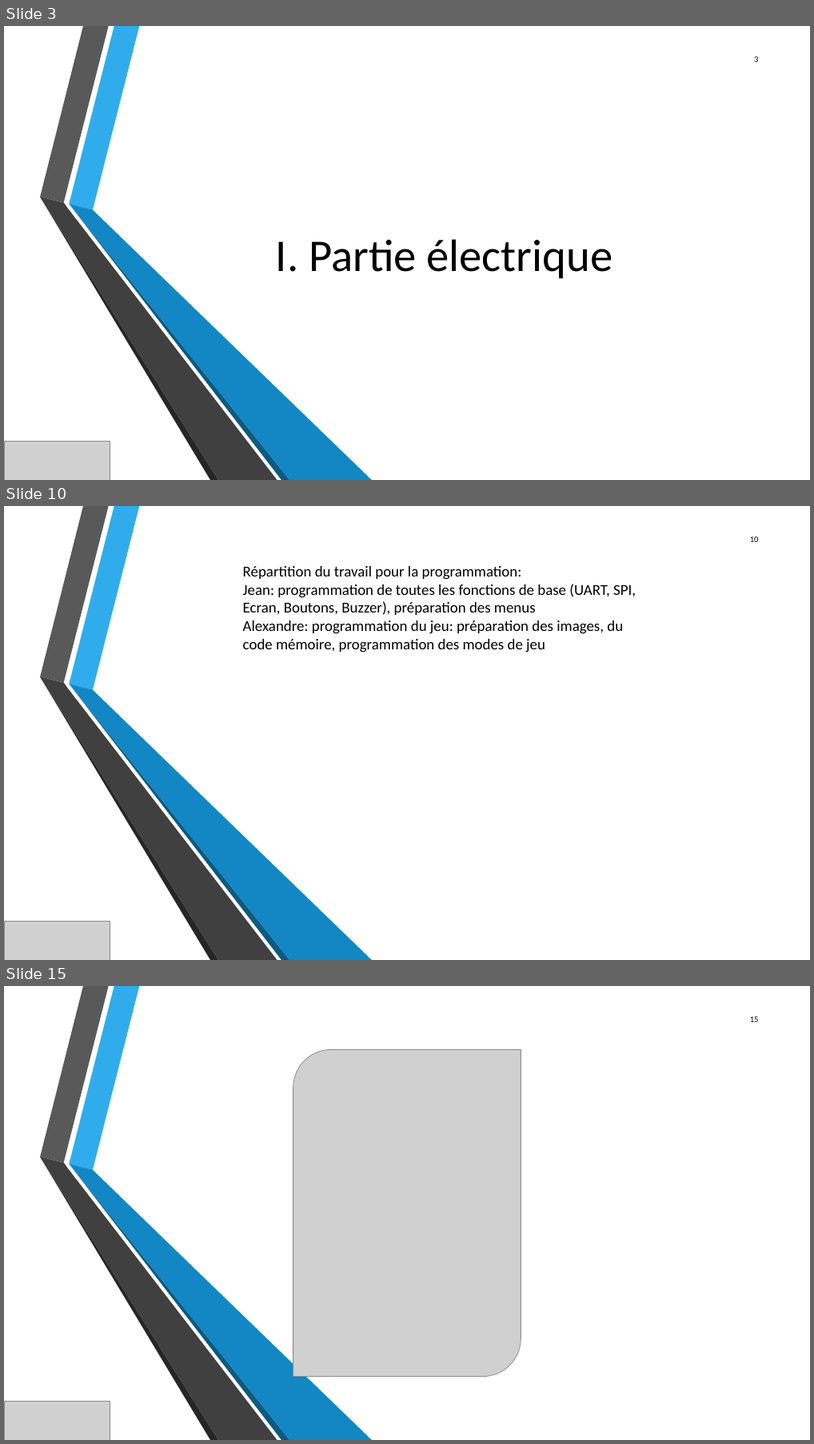
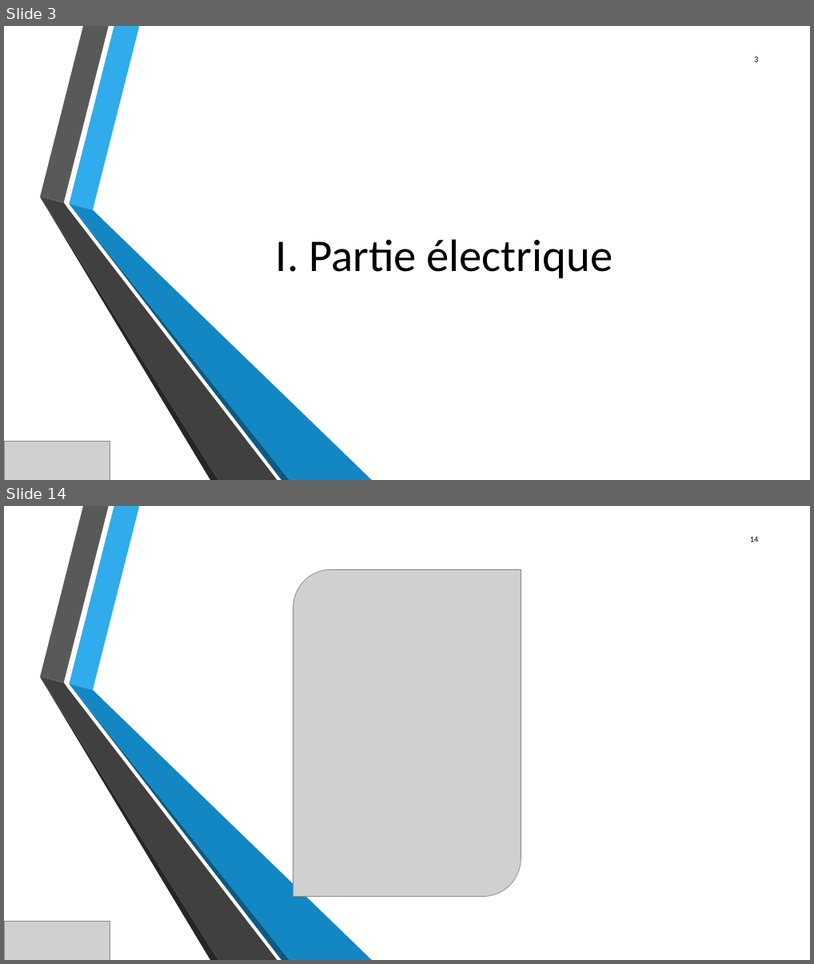
Before and after one commit to JeanSOUDIER/Bas-Niveau, a slide deck: Projet électif.pptx. Shown one above the other, each under a label of ours: slides 3, 10 and 15 before the commit, slides 3 and 14 after it; the slides between them are not shown. The pictures are 814x1444 and 814x964 pixels, drawn with LibreOffice and Linux fonts; fonts in the diff are those of the drawing; grey boxes stand for pictures; background and template pictures are left out. Boxes give left, top, right and bottom in pixels: in the first picture for what was removed or moved away, otherwise in the second. Text is boxed around its words. In the diff, an @@ line names an element or a change of style, - is before the commit and + after.

```diff
--- a/Projet électif.pptx
+++ b/Projet électif.pptx
@@ slide 10 removed at (4,506,810,960), background picture (left out); not listed: 6 template elements that a slide beside it also shows @@
@@ page number removed at (750,536,759,542) @@
-10
@@ text removed at (243,566,636,652) @@
-Répartition du travail pour la programmation:
-Jean: programmation de toutes les fonctions de base (UART, SPI, Ecran, Boutons, Buzzer), préparation des menus
-Alexandre: programmation du jeu: préparation des images, du code mémoire, programmation des modes de jeu
@@ picture removed at (4,921,110,960) @@
@@ what was slide 15 is now slide 14 @@
@@ page number at (750,536,759,542): text changed @@
-15
+14
```
Also in this commit, not shown: 6 slides changed, 5 slides added, 5 other slides removed.
